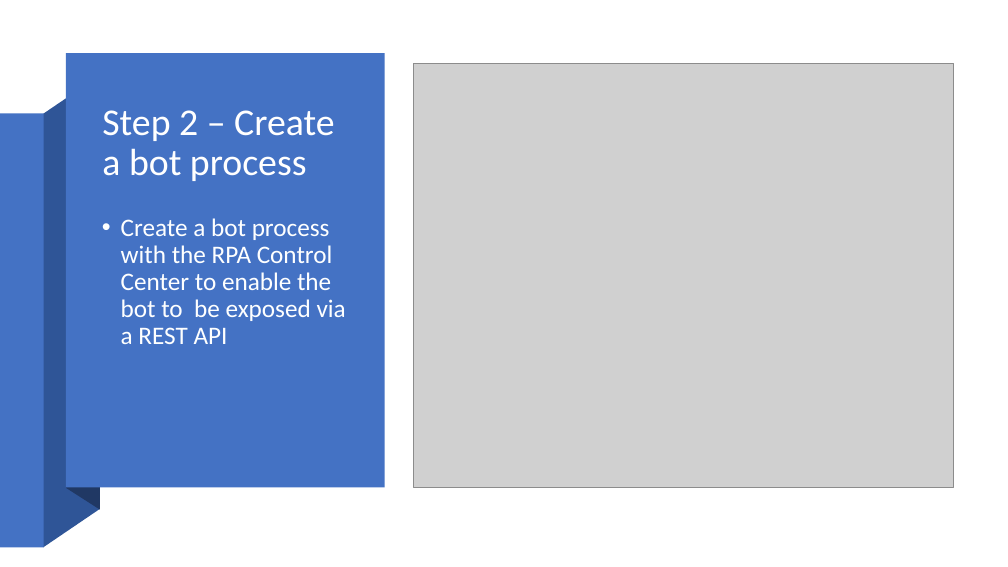
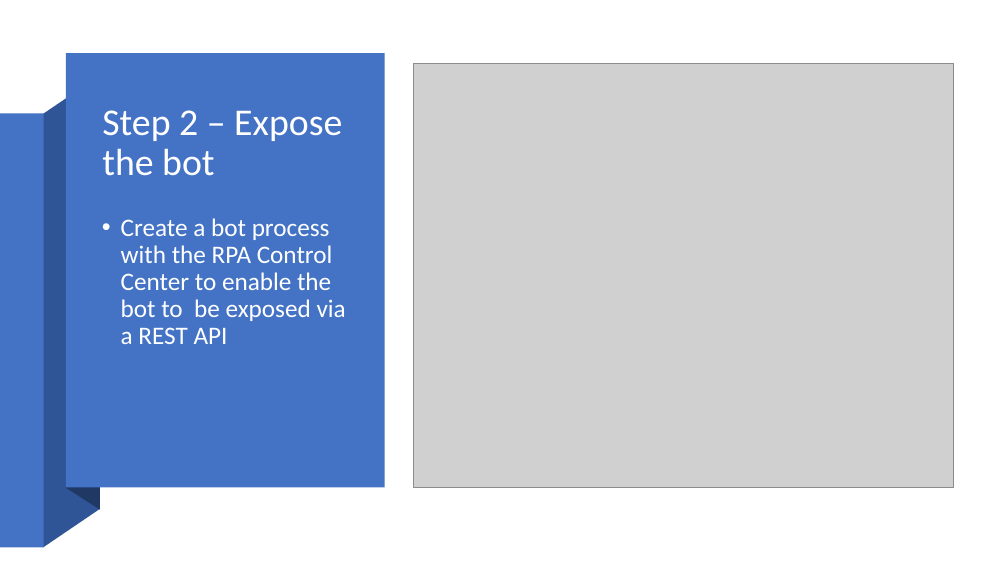
Before and after one commit to ncrowther/travelBooking, a slide deck: slide 6 of basic/docs/AutomationRecipes Bot Orchestration with IBM RPA and PAM.pptx. Drawn at 1008x567 pixels with LibreOffice and Linux fonts; fonts in the diff are those of the drawing; grey boxes stand for pictures. Boxes give left, top, right and bottom in pixels: in the first picture for what was removed or moved away, otherwise in the second. Text is boxed around its words. In the diff, an @@ line names an element or a change of style, - is before the commit and + after.

```diff
--- a/basic/docs/AutomationRecipes Bot Orchestration with IBM RPA and PAM.pptx
+++ b/basic/docs/AutomationRecipes Bot Orchestration with IBM RPA and PAM.pptx
@@ title at box(102, 110, 342, 176): text changed @@
-Step 2 – Create a bot process
+Step 2 – Expose the bot
```
Also in this commit, not shown: 2 other slides changed, 1 other file.
